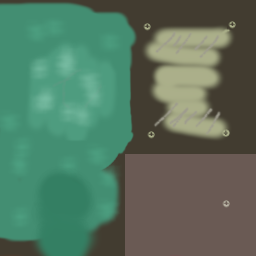
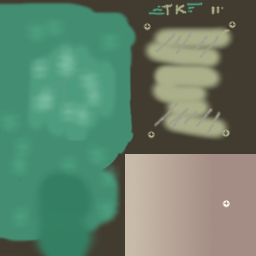
Layer changes from the first 256 x 256 image to the second:
painted on "texture-pumpkin.png" over [125, 2, 256, 256]
